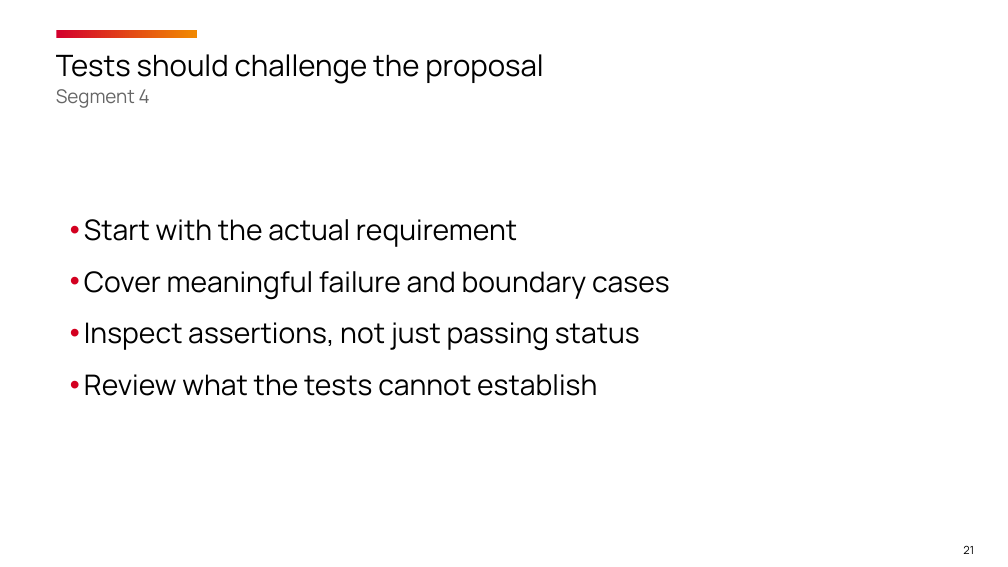
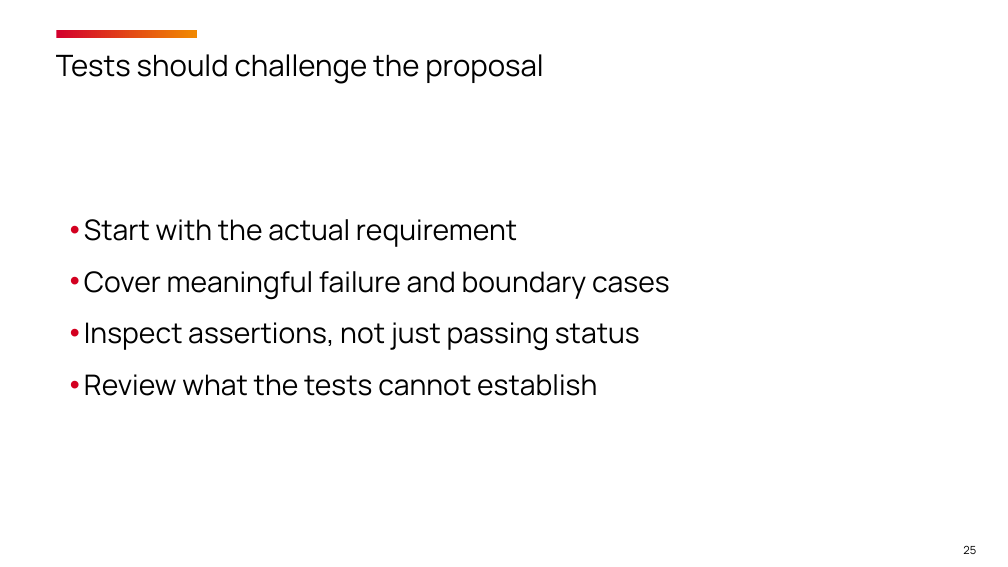
Before and after one commit to timothywarner-org/copilot-cert-prep, a slide deck: slide 25 of warner-github-cert-prep-september-2026.pptx (slide 21 before the commit). Drawn at 1008x567 pixels with LibreOffice and Linux fonts; fonts in the diff are those of the drawing; background and template pictures are left out. Boxes give left, top, right and bottom in pixels: in the first picture for what was removed or moved away, otherwise in the second. Text is boxed around its words. In the diff, an @@ line names an element or a change of style, - is before the commit and + after.

```diff
--- a/warner-github-cert-prep-september-2026.pptx
+++ b/warner-github-cert-prep-september-2026.pptx
@@ title at (x1=56, y1=89, x2=150, y2=108): paragraph removed @@
-Segment 4
@@ page number at (x1=963, y1=545, x2=976, y2=554): text changed @@
-21
+25
```
Also in this commit, not shown: 8 other slides changed, 6 slides added, 2 other files.
